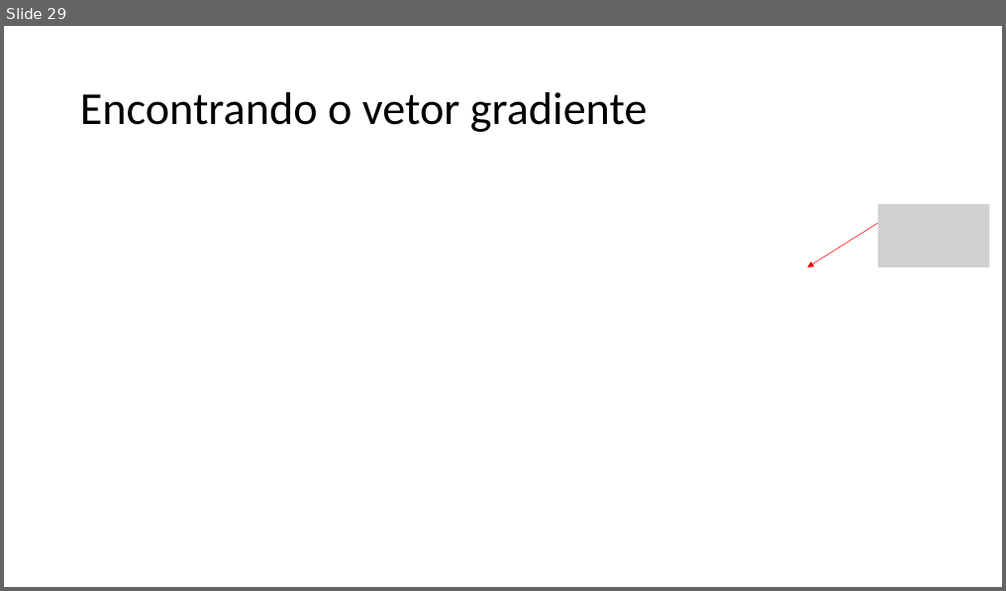
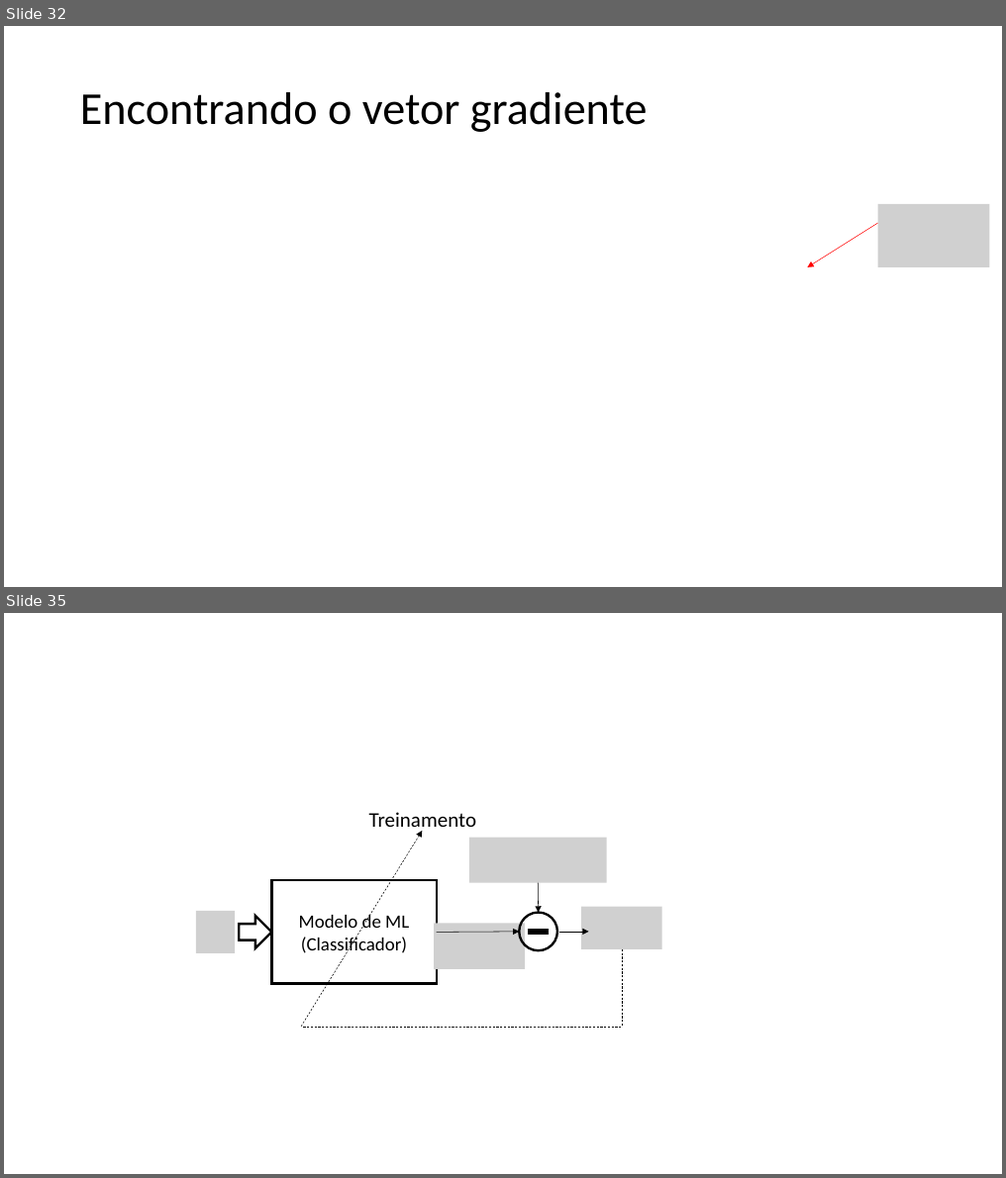
Before and after one commit to zz4fap/t320_aprendizado_de_maquina, a slide deck: slides/T320_Classificação (Parte III).pptx. Shown one above the other, each under a label of ours: slide 29 before the commit, slides 32 and 35 after it; the slides between them are not shown. The pictures are 1006x591 and 1006x1178 pixels, drawn with LibreOffice and Linux fonts; fonts in the diff are those of the drawing; grey boxes stand for pictures. Boxes give left, top, right and bottom in pixels: in the first picture for what was removed or moved away, otherwise in the second. Text is boxed around its words. In the diff, an @@ line names an element or a change of style, - is before the commit and + after.

```diff
--- a/slides/T320_Classificação (Parte III).pptx
+++ b/slides/T320_Classificação (Parte III).pptx
@@ slide 35 added at (4, 613, 1002, 1174), background #FFFFFF @@
@@ group added at (196, 812, 662, 1027): 4 pictures, 4 arrows, 1 rectangle, 1 right arrow, 1 ellipse, 1 math minus, 1 elbow line, 1 text @@
+Modelo de ML
+(Classificador)
+Treinamento
@@ what was slide 29 is now slide 32 @@
```
Also in this commit, not shown: 6 slides changed, 5 other slides added, 1 slide removed, 5 other files.
